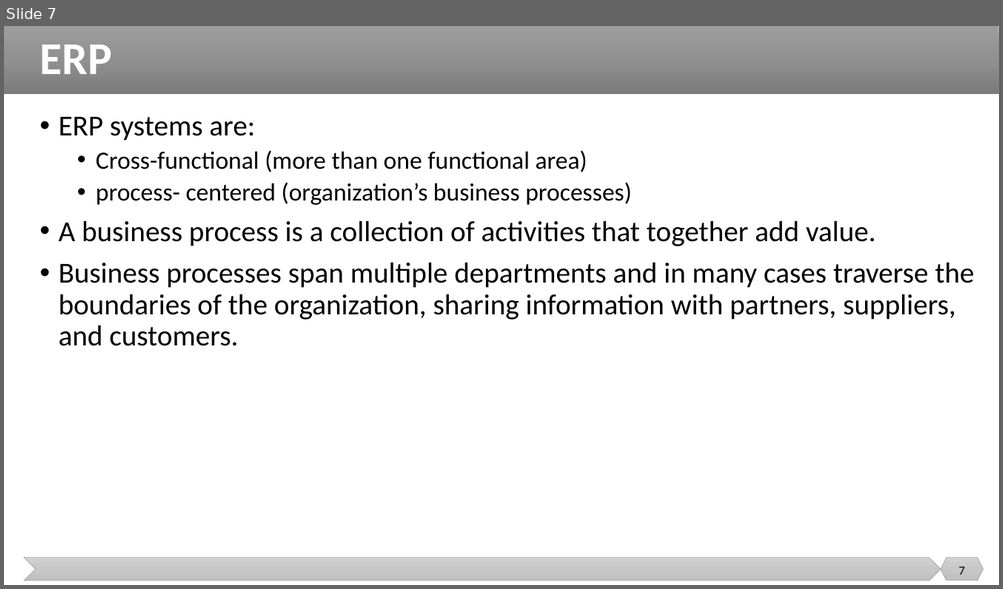
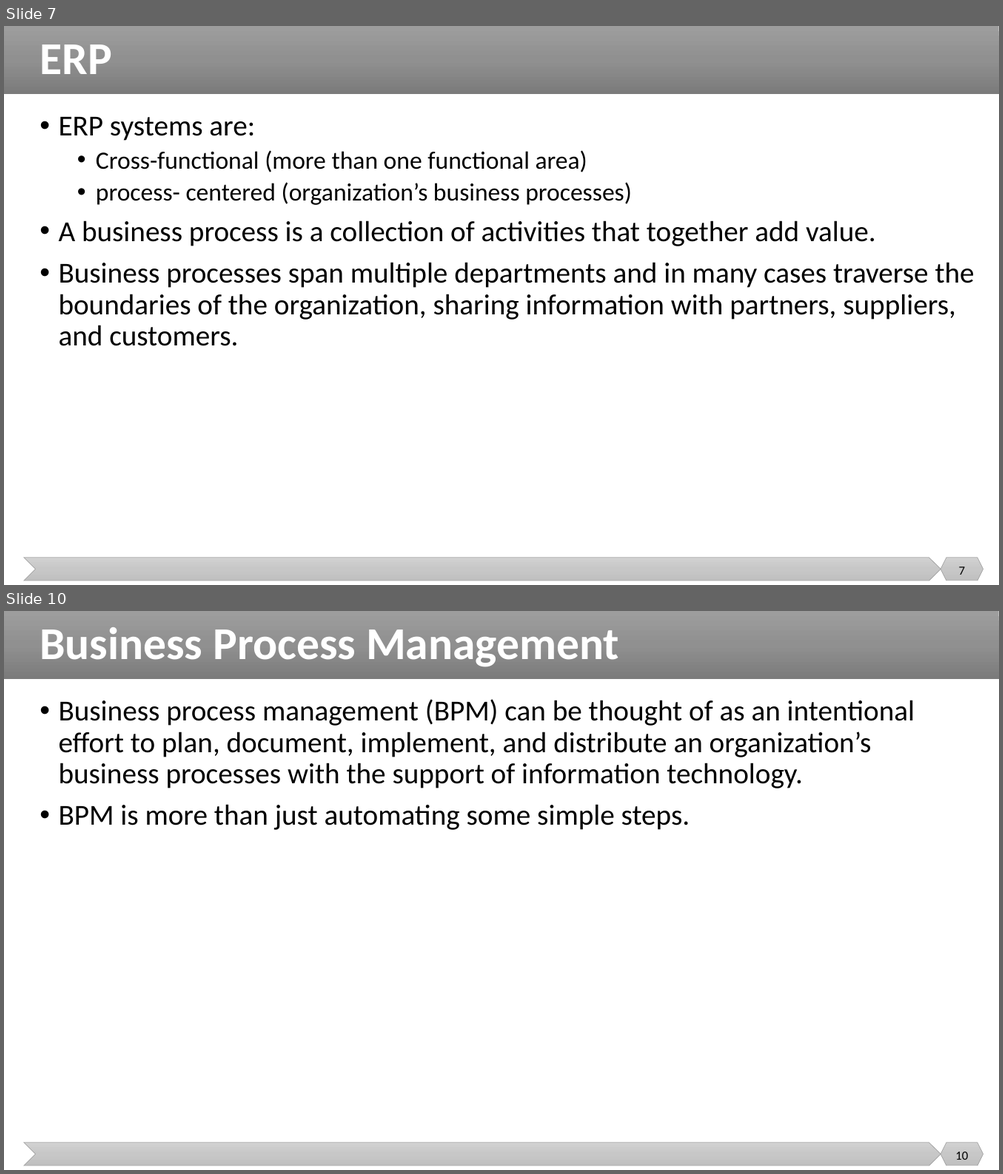
Before and after one commit to malenezi/malenezi, a slide deck: SE495/Lectures/3-ERP/ERP.pptx. Shown one above the other, each under a label of ours: slide 7 before the commit, slides 7 and 10 after it; the slides between them are not shown. The pictures are 1003x589 and 1003x1174 pixels, drawn with LibreOffice and Linux fonts; fonts in the diff are those of the drawing. Boxes give left, top, right and bottom in pixels: in the first picture for what was removed or moved away, otherwise in the second. Text is boxed around its words. In the diff, an @@ line names an element or a change of style, - is before the commit and + after.

```diff
--- a/SE495/Lectures/3-ERP/ERP.pptx
+++ b/SE495/Lectures/3-ERP/ERP.pptx
@@ slide 10 added at bbox=[4, 611, 999, 1170], background #FFFFFF; not listed: 3 template elements that a slide beside it also shows @@
@@ title added at bbox=[40, 627, 619, 667], 44 pt, text #FFFFFF, bold @@
+Business Process Management
@@ text added at bbox=[59, 699, 914, 830], 28 pt, text #000000 @@
+• Business process management (BPM) can be thought of as an intentional effort to plan, document, implement, and distribute an organization’s business processes with the support of information technology.
+• BPM is more than just automating some simple steps.
@@ page number added at bbox=[955, 1152, 967, 1160], 12 pt, text #000000 @@
+10
```
Also in this commit, not shown: 2 slides changed, 10 other slides added, 6 other files.
